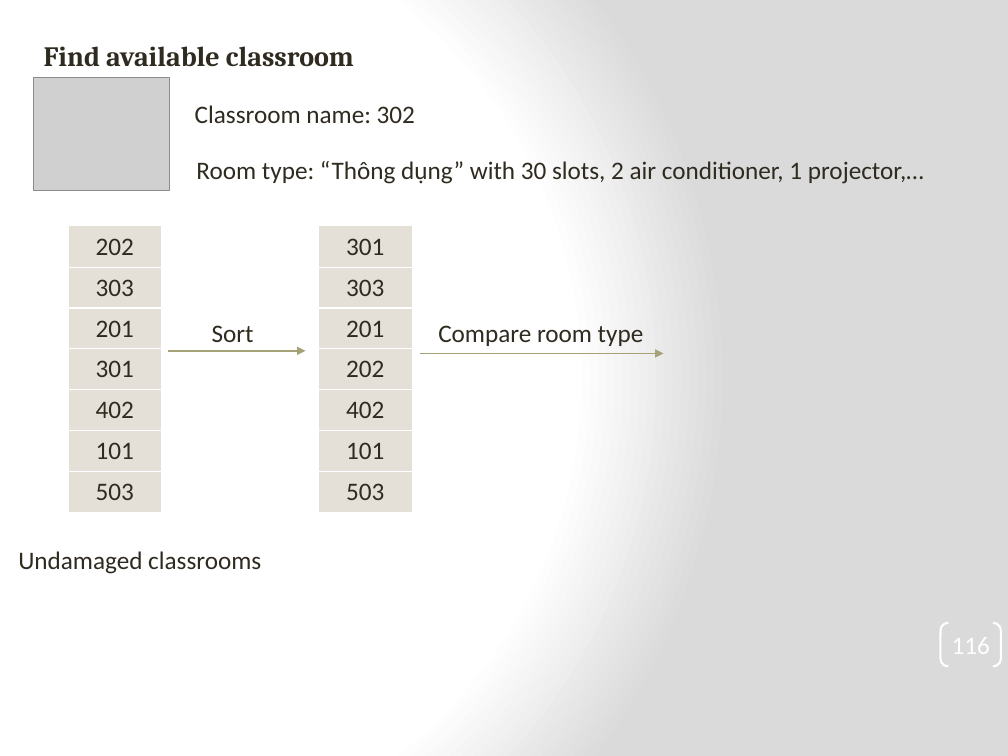
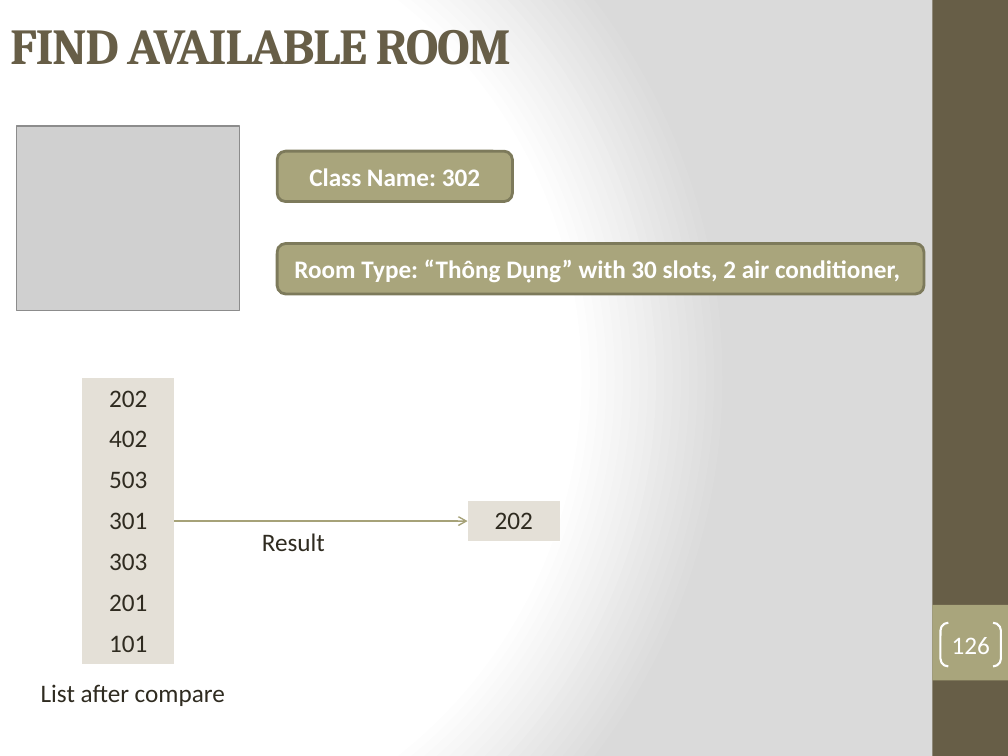
Before and after one commit to tranquang9a1/ECRM, a slide deck: slide 126 of Document/ECRM-Presentation v4.pptx (slide 116 before the commit). Drawn at 1008x756 pixels with LibreOffice and Linux fonts; fonts in the diff are those of the drawing; grey boxes stand for pictures. Boxes give left, top, right and bottom in pixels: in the first picture for what was removed or moved away, otherwise in the second. Text is boxed around its words. In the diff, an @@ line names an element or a change of style, - is before the commit and + after.

Commit message:
Add slide

```diff
--- a/Document/ECRM-Presentation v4.pptx
+++ b/Document/ECRM-Presentation v4.pptx
@@ text "FIND AVAILABLE ROOM" at [10, 30, 511, 65]: vertical alignment top to middle @@
@@ rectangle added at [932, 0, 1008, 756], fill #675E47 @@
@@ text at [10, 30, 511, 65]: text changed; size 20 to 36 pt; text colour #2F2B20 to #675E47 @@
-Find available classroom
+FIND AVAILABLE ROOM
@@ text removed at [195, 105, 415, 123] @@
-Classroom name: 302
@@ picture: place and size @@
-picture at [33, 78, 168, 191]
+picture at [17, 126, 240, 310]
@@ rounded rectangle added at [277, 151, 512, 202], fill #A9A57C, outline #7D7A5C 2 pt, 18 pt, text #FFFFFF, bold @@
+Class Name: 302
@@ table removed at [320, 226, 412, 512], 7 rows, 1 columns @@
-301
-303
-201
-202
-402
-101
-503
@@ rounded rectangle "Room Type: “Thông Dụng” with ...": place and size @@
-rounded rectangle "Room Type: “Thông Dụng” with ..." at [196, 161, 924, 184]
+rounded rectangle "Room Type: “Thông Dụng” with ..." at [277, 244, 924, 294]
@@ rounded rectangle "Room Type: “Thông Dụng” with ..." at [277, 244, 924, 294]: vertical alignment top to middle; fill none to #A9A57C; outline none to #7D7A5C 2 pt @@
@@ text in rounded rectangle at [294, 260, 900, 283]: text changed; text colour #2F2B20 to #FFFFFF; bold on @@
-Room type: “Thông dụng” with 30 slots, 2 air conditioner, 1 projector,…
+Room Type: “Thông Dụng” with 30 slots, 2 air conditioner,
@@ text removed at [212, 325, 254, 342] @@
-Sort
@@ text removed at [438, 325, 644, 346] @@
-Compare room type
@@ arrow removed from (168, 351) to (305, 351) @@
@@ table at [82, 378, 174, 664] @@
+row 2: 402
+row 3: 503
+row 4: 301
-row 4: 301
-row 5: 402
-row 7: 503
@@ borders changed @@
@@ table: place and size @@
-table at [69, 226, 161, 512]
+table at [82, 378, 174, 664]
@@ table added at [468, 501, 560, 542], 1 rows, 1 columns @@
+202
@@ arrow moved from (420, 354) - (663, 354) to (174, 521) - (468, 521) @@
@@ arrow (174, 521) - (468, 521): arrowheads changed @@
@@ text added at [262, 533, 325, 551], 18 pt, text #2F2B20 @@
+Result
@@ text removed at [18, 551, 261, 574] @@
-Undamaged classrooms
@@ rectangle added at [932, 605, 1008, 680], fill #A9A57C @@
@@ page number at [952, 637, 990, 654]: text changed @@
-116
+126
@@ text added at [41, 684, 225, 706], 18 pt, text #2F2B20 @@
+List after compare
```
Also in this commit, not shown: 17 other slides changed, 17 slides added, 6 slides removed.
